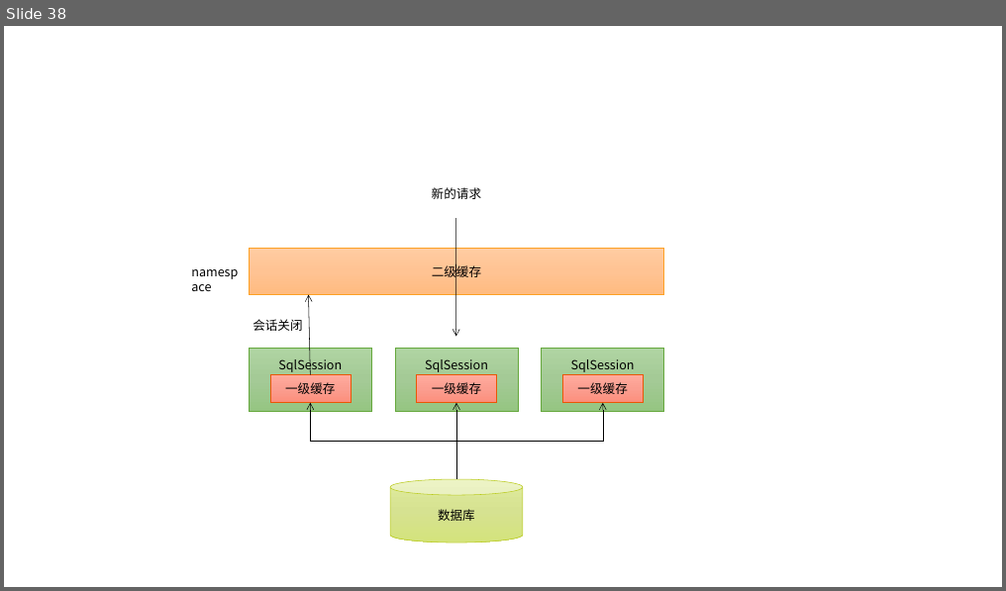
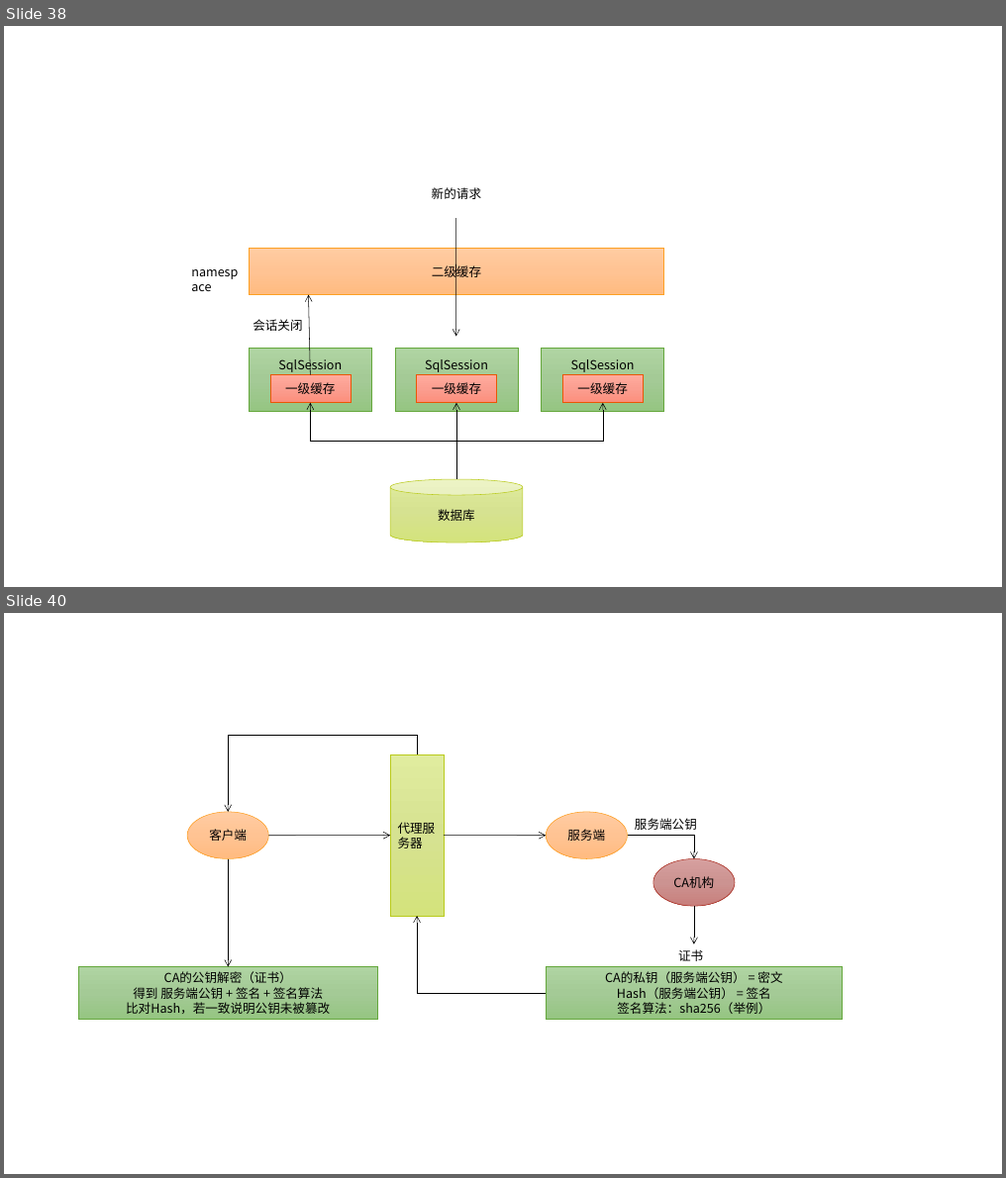
Before and after one commit to rkzlym/keith-book, a slide deck: docs/Image.pptx. Shown one above the other, each under a label of ours: slide 38 before the commit, slides 38 and 40 after it; the slides between them are not shown. The pictures are 1006x591 and 1006x1178 pixels, drawn with LibreOffice and Linux fonts; fonts in the diff are those of the drawing. Boxes give left, top, right and bottom in pixels: in the first picture for what was removed or moved away, otherwise in the second. Text is boxed around its words. In the diff, an @@ line names an element or a change of style, - is before the commit and + after.

```diff
--- a/docs/Image.pptx
+++ b/docs/Image.pptx
@@ slide 40 added at (x1=4, y1=613, x2=1002, y2=1174), background #FFFFFF @@
@@ elbow arrow added from (417, 756) to (228, 812), #000000 0.5 pt @@
@@ rectangle added at (x1=390, y1=756, x2=444, y2=916), fill gradient #E1ED9E to #D6E391 to #D5E47C, outline #B9CA1A 0.5 pt, 12 pt, text #000000 @@
+代理服务器
@@ ellipse added at (x1=187, y1=812, x2=269, y2=860), fill gradient #FFCDA3 to #FFC494 to #FFBC81, outline #FDA023 0.5 pt, 12 pt, text #000000 @@
+客户端
@@ ellipse added at (x1=546, y1=812, x2=628, y2=860), fill gradient #FFCDA3 to #FFC494 to #FFBC81, outline #FDA023 0.5 pt, 12 pt, text #000000 @@
+服务端
@@ text added at (x1=635, y1=818, x2=697, y2=830), 12 pt, text #000000 @@
+服务端公钥
@@ arrow added from (269, 836) to (390, 836), #000000 0.5 pt @@
@@ arrow added from (444, 836) to (546, 836), #000000 0.5 pt @@
@@ elbow arrow added from (628, 836) to (694, 860), #000000 0.5 pt @@
@@ arrow added from (228, 860) to (228, 967), #000000 0.5 pt @@
@@ ellipse added at (x1=653, y1=860, x2=736, y2=906), fill gradient #D7A09E to #CC9391 to #C97F7D, outline #AA2B1E 0.5 pt, 12 pt, text #000000 @@
+CA机构
@@ arrow added from (694, 906) to (694, 945), #000000 0.5 pt @@
@@ elbow arrow added from (546, 993) to (417, 916), #000000 0.5 pt @@
@@ rectangle added at (x1=79, y1=967, x2=377, y2=1020), fill gradient #B0D4A3 to #A4CA96 to #95C683, outline #64A73B 0.5 pt, 12 pt, text #000000 @@
+CA的公钥解密（证书）
+得到 服务端公钥 + 签名 + 签名算法
+比对Hash，若一致说明公钥未被篡改
@@ rectangle added at (x1=546, y1=967, x2=843, y2=1020), fill gradient #B0D4A3 to #A4CA96 to #95C683, outline #64A73B 0.5 pt, 12 pt, text #000000 @@
+CA的私钥（服务端公钥） = 密文
+Hash（服务端公钥） = 签名
+签名算法：sha256（举例）
@@ text added at (x1=678, y1=950, x2=703, y2=961), 12 pt, text #000000 @@
+证书
```
Also in this commit, not shown: 2 other slides added, 11 other files.
